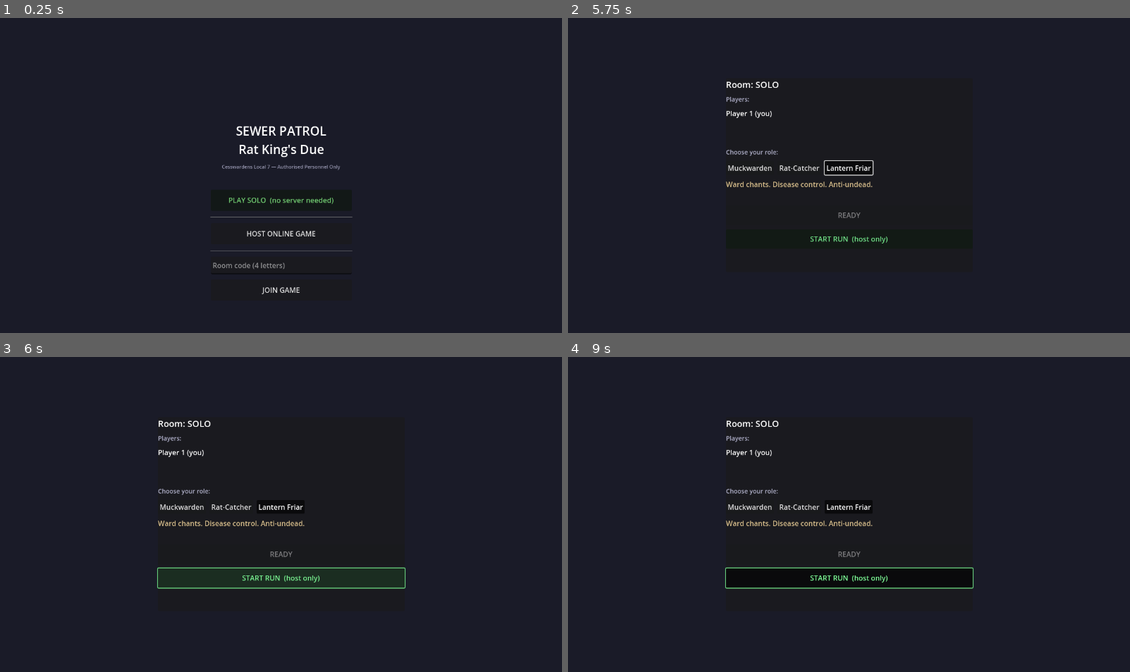
Above: before the commit, frames 1-4 (two rows, left to right).
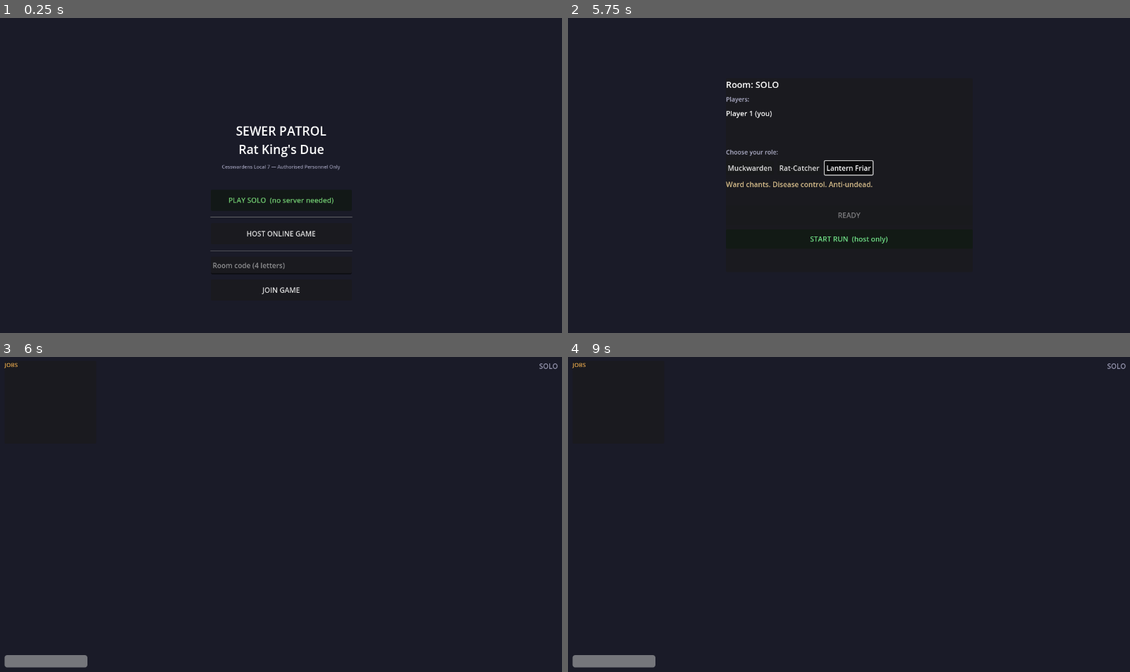
Above: after the commit, the same moments.

Repository: wbababab/sewer-patrol
Game: Godot game, scene res://scenes/ui/MainMenu.tscn
Two runs of this game, one before a commit and one after it. Both use one fixed random seed, a clock stepped at 60 frames per second and the inputs below.
Inputs (mouse positions are in pixels of both pictures, inside the frame that each line leads up to):
- Up to frame 1 (0.25 s): no input
- Up to frame 2 (5.75 s): click (849, 266) at 0.52 s; type "12" at 0.6 s; click "HOST ONLINE GAME" at 1.25 s; click "PLAY SOLO (no server needed)" at 2 s; click "READY" at 2.75 s; click "Muckwarden" at 3.5 s; click "Rat-Catcher" at 4.25 s; click "Lantern Friar" at 5 s
- Up to frame 3 (6 s): click "START RUN (host only)" at 5.75 s
- Up to frame 4 (9 s): move the mouse to (972, 498) at 6.52 s; hold D (move_right) 6.53-7.28 s; tap one key every 0.75 s from 6.6 s: Q (cam_left) R (cam_right) E (interact) F (special); click (972, 498) at 6.67 s; move the mouse to (736, 530) at 7.27 s; hold S (move_backward) 7.28-8.03 s; move the mouse to (905, 445) at 8.02 s; hold D (move_right) 8.03-8.78 s; move the mouse to (820, 577) at 8.77 s; hold W (move_forward) from 8.78 s (still down); click (820, 577) at 8.92 s

Frames 1-2 are identical in both runs. In frame 3, 2.3% of the frame differs, in the area x 0-100%, y 1-99%; in frame 4, 4.7%.
Error after the commit: Cannot call method 'instantiate' on a null value. (res://scenes/world/SewerLevel.gd:127)

Commit message:
fix: add missing parent attribute to HUD node in SewerLevel.tscn

Diff:
--- a/scenes/world/SewerLevel.tscn
+++ b/scenes/world/SewerLevel.tscn
@@ -81,4 +81,4 @@
 font_size = 14
 billboard = 1
 
-[node name="HUD" instance=ExtResource("3")]
+[node name="HUD" instance=ExtResource("3") parent="."]
